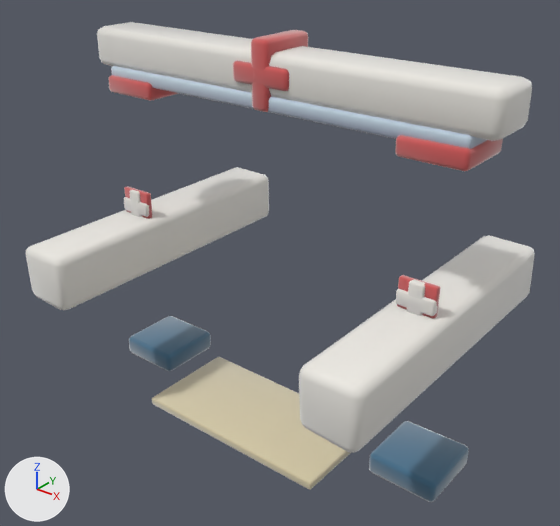
What one commit did to the glTF model assets/models/gates/d65f6c16.glb.
Both versions are drawn from a 50 mm camera at (4.85, -6.07, 5.65) aimed at (0.07, -0.09, 1.95). Arrows for +X, +Y and +Z are at lower left; the lights stay in place. The picture after the commit comes second.

Names of what the first picture shows: 'gate_d65f6c16'.
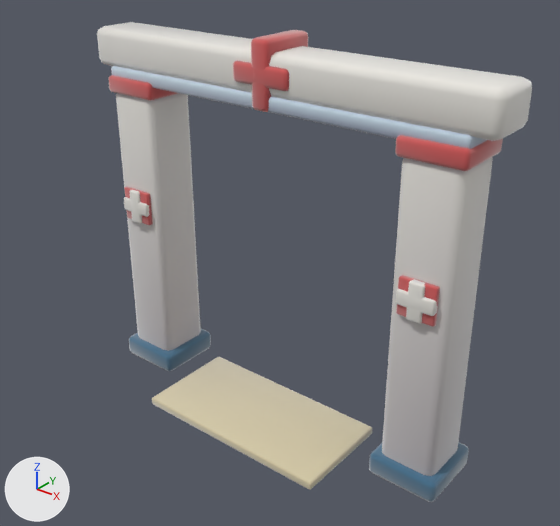
Pixel boxes [x1, y1, x2, y2] of what changed, in the pictures (560 x 526 px; the box of a moved part takes in the faces that stretch with it):
'gate_d65f6c16', reshaped, recoloured (15% narrower): before [25, 22, 535, 502]; after [97, 22, 532, 502]
part 1 of me_gate_d65f6c16, moved or reshaped: before [25, 167, 269, 310]; after [116, 93, 201, 351]
part 2 of me_gate_d65f6c16, moved or reshaped: before [299, 235, 535, 453]; after [382, 158, 493, 476]
part 3 of me_gate_d65f6c16, edited (looks the same): [106, 64, 505, 488] in both
part 4 of me_gate_d65f6c16, recoloured: before [26, 167, 534, 453]; after [116, 93, 492, 476]
part 5 of me_gate_d65f6c16, recoloured: before [141, 197, 440, 317]; after [141, 197, 439, 326]
part 6 of me_gate_d65f6c16, recoloured: before [124, 193, 437, 318]; after [124, 193, 437, 327]

The edits, one by one:
me_gate_d65f6c16 is used by ob_gate_d65f6c16; location (0.0, 0.0, 0.0).
me_gate_d65f6c16 had 952 vertices, 1836 faces and spanned x -2.48..2.48, y -1.79..1.78, z 0.0..4.36.
me_gate_d65f6c16 now has 952 vertices, 1836 faces and spans x -2.48..2.48, y -1.0..0.4, z 0.0..4.36.
me_gate_d65f6c16 part 1: 56 of 952 vertices moved; they spanned x -2.22..-1.57, y -1.79..1.78, z 1.45..2.1 and now span x -2.22..-1.58, y -0.32..0.32, z 0.0..3.56; mean shift (0.0, 0.0, 0.0); largest move (-1.66, 1.69, 1.46) -> (-1.67, 0.23, 0.0).
me_gate_d65f6c16 part 2: 56 of 952 vertices moved; they spanned x 1.57..2.22, y -1.79..1.78, z 1.45..2.11 and now span x 1.57..2.22, y -0.32..0.32, z 0.0..3.56; mean shift (0.0, 0.0, 0.0); largest move (1.6, -1.69, 2.07) -> (1.6, -0.23, 3.53).
me_gate_d65f6c16 part 3: 363 faces centred in x -2.47..2.45, y -1.78..1.78, z 0.04..3.86 are repainted in the vertex colours; the middle colour goes from white #f0f0f0 to white #eeeeef.
me_gate_d65f6c16 part 4: 250 faces centred in x -2.22..2.22, y -1.78..1.78, z 1.46..2.41 are repainted in the vertex colours; the middle colour goes from white #efefef to light grey #cac6d1.
me_gate_d65f6c16 part 5: 206 faces centred in x -2.1..2.2, y -0.37..0.31, z 2.01..3.69 are repainted in the vertex colours; the middle colour goes from light grey #cbc9d1 to light grey #d0ced5.
me_gate_d65f6c16 part 6: 152 faces centred in x -2.1..2.1, y -0.41..-0.35, z 2.01..2.39 are repainted in the vertex colours; the middle colour goes from light grey #d1cfd5 to white #ecebec.
